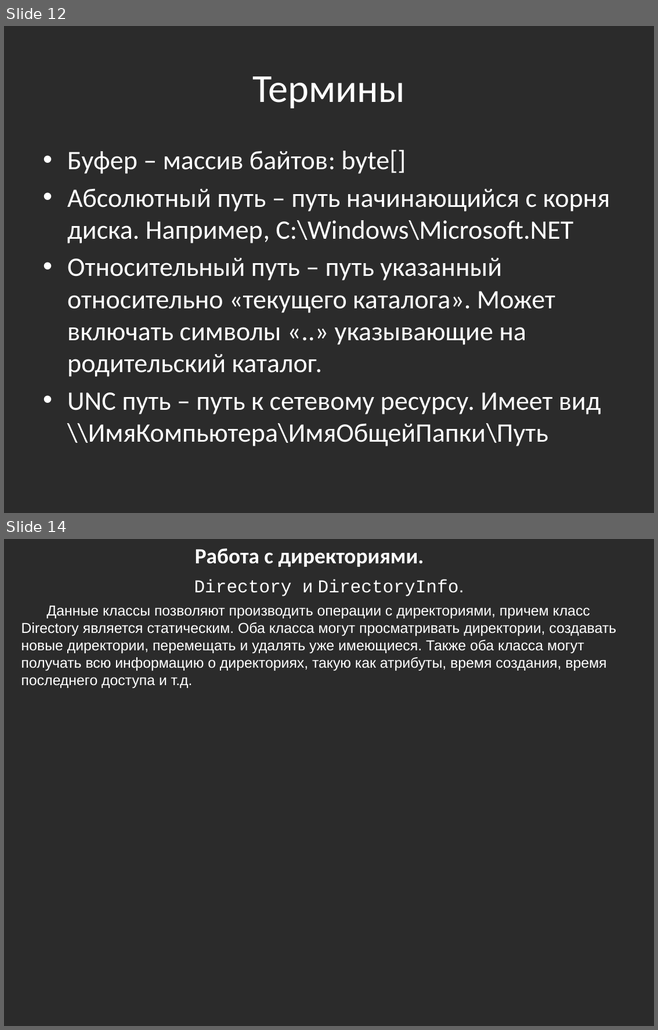
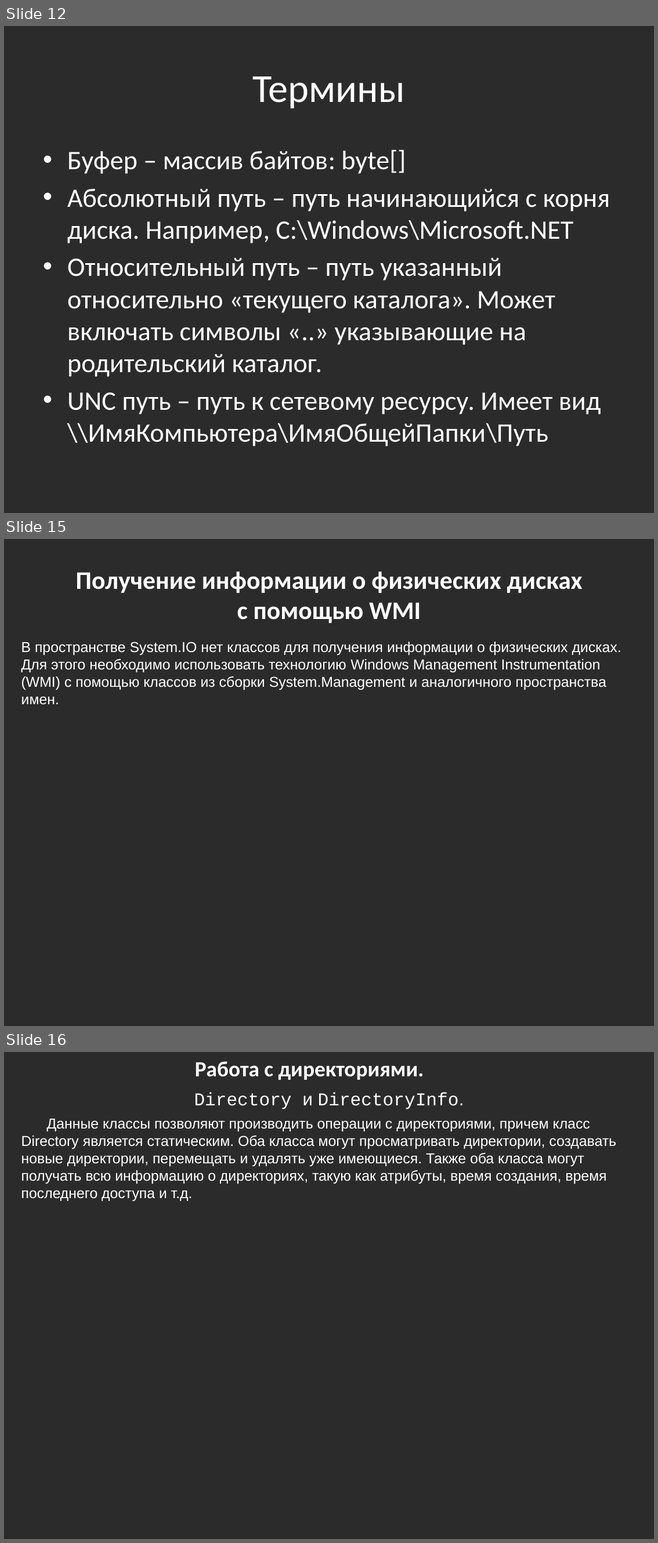
Before and after one commit to bazile/Training, a slide deck: Presentation/lesson-04-io.pptx. Shown one above the other, each under a label of ours: slides 12 and 14 before the commit, slides 12, 15 and 16 after it; the slides between them are not shown. The pictures are 658x1030 and 658x1543 pixels, drawn with LibreOffice and Linux fonts; fonts in the diff are those of the drawing; background and template pictures are left out; a plain dark background stands for a picture behind light text. Boxes give left, top, right and bottom in pixels: in the first picture for what was removed or moved away, otherwise in the second. Text is boxed around its words. In the diff, an @@ line names an element or a change of style, - is before the commit and + after.

```diff
--- a/Presentation/lesson-04-io.pptx
+++ b/Presentation/lesson-04-io.pptx
@@ slide 15 added at (x1=4, y1=539, x2=654, y2=1026), background picture (left out) @@
@@ text added at (x1=76, y1=571, x2=582, y2=623), 28 pt, text #FFFFFF, bold @@
+Получение информации о физических дисках
+с помощью WMI
@@ text added at (x1=21, y1=642, x2=621, y2=705), 16 pt, text #FFFFFF @@
+В пространстве System.IO нет классов для получения информации о физических дисках. Для этого необходимо использовать технологию Windows Management Instrumentation (WMI) с помощью классов из сборки System.Management и аналогичного пространства имен.
@@ what was slide 14 is now slide 16 @@
```
Also in this commit, not shown: 1 slide changed, 1 other slide added, 2 other files.
